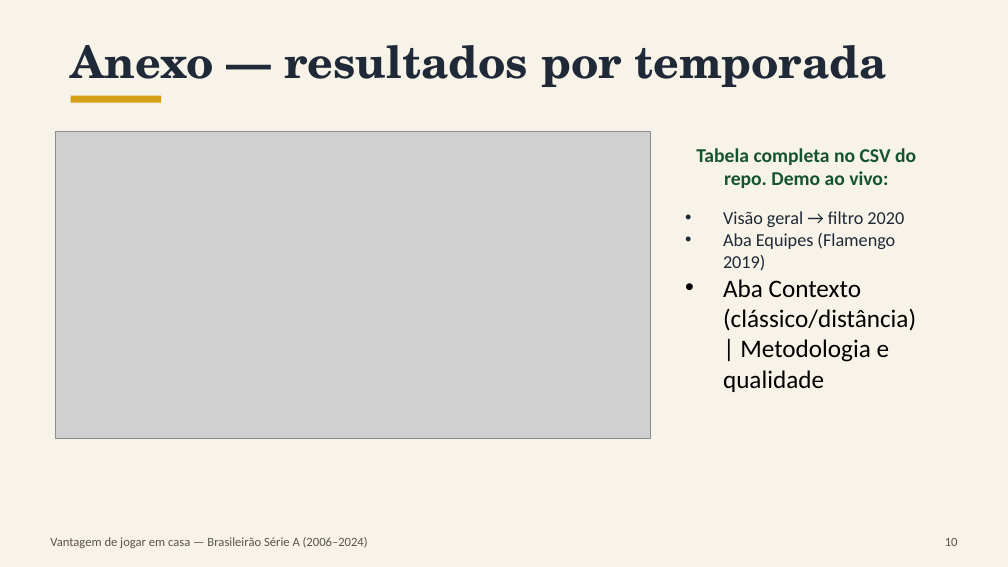
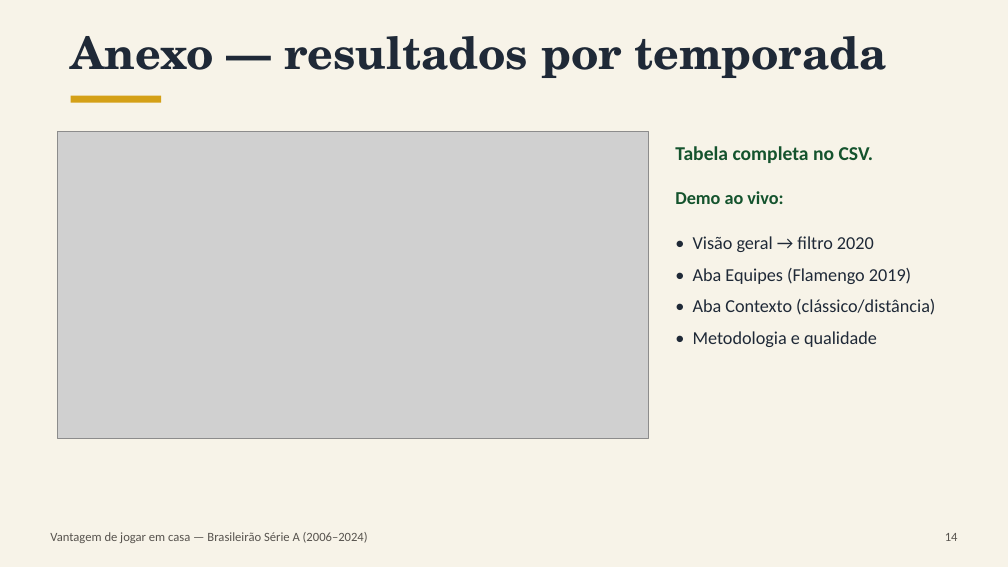
Before and after one commit to EmiyaKiritsugu3/TCC, a slide deck: slide 14 of apresentacao/apresentacao_tcc.pptx (slide 10 before the commit). Drawn at 1008x567 pixels with LibreOffice and Linux fonts; fonts in the diff are those of the drawing; grey boxes stand for pictures. Boxes give left, top, right and bottom in pixels: in the first picture for what was removed or moved away, otherwise in the second. Text is boxed around its words. In the diff, an @@ line names an element or a change of style, - is before the commit and + after.

```diff
--- a/apresentacao/apresentacao_tcc.pptx
+++ b/apresentacao/apresentacao_tcc.pptx
@@ text "Anexo — resultados por temporada" at (71,36,887,78): more space between paragraphs; vertical alignment middle to top @@
@@ text at (675,146,873,163): text changed @@
-Tabela completa no CSV do repo. Demo ao vivo:
+Tabela completa no CSV.
@@ text "Tabela completa no CSV." at (675,146,873,163): vertical alignment middle to top @@
@@ text added at (675,191,783,204), 13 pt, text #14532D, bold @@
+Demo ao vivo:
@@ text at (693,236,935,347): text changed; size 18 to 13 pt; text colour #000000 to #1F2937 @@
-• Visão geral → filtro 2020
-• Aba Equipes (Flamengo 2019)
-• Aba Contexto (clássico/distância) | Metodologia e qualidade
+• Visão geral → filtro 2020
+• Aba Equipes (Flamengo 2019)
+• Aba Contexto (clássico/distância)
+• Metodologia e qualidade
@@ text "Vantagem de jogar em casa ..." at (50,532,368,543): more space between paragraphs; vertical alignment middle to top @@
@@ text "14" at (945,533,958,541): vertical alignment middle to top @@
@@ text at (945,533,958,541): text changed @@
-10
+14
```
Also in this commit, not shown: 9 other slides changed, 4 slides added, 8 other files.
